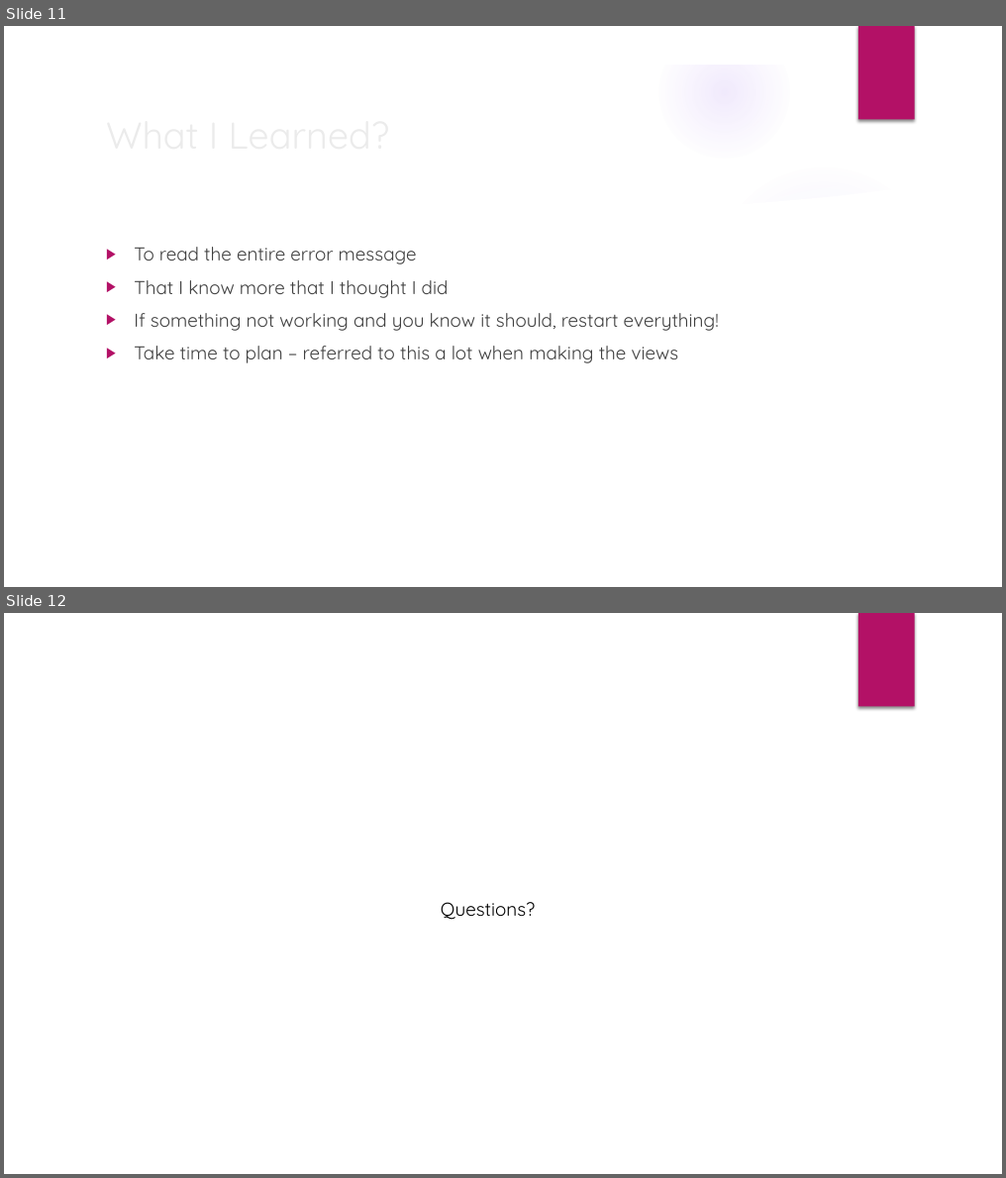
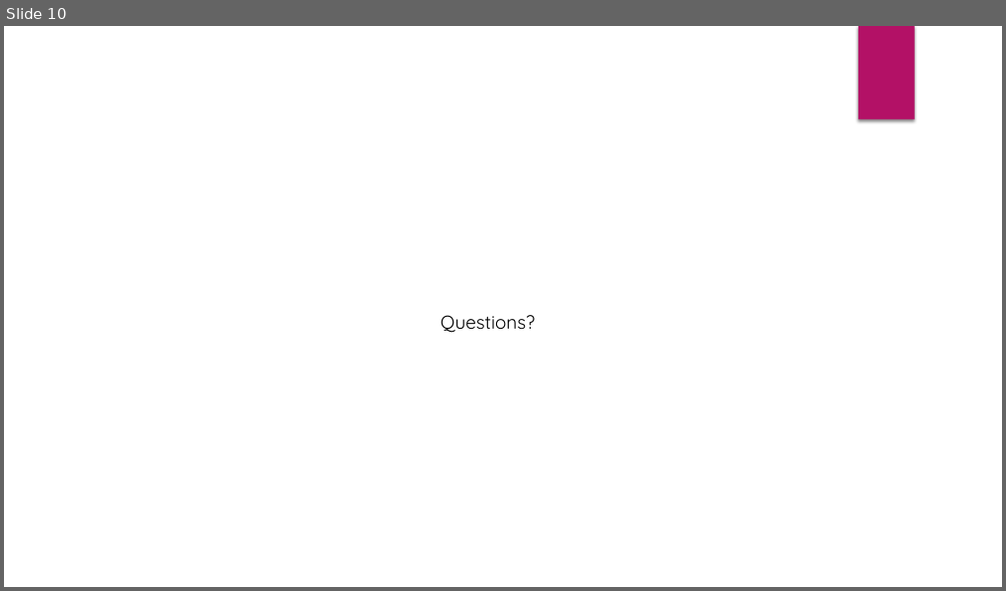
Before and after one commit to angelinalblyth/CodeClan-Gym-Project, a slide deck: Planning/Presenation.pptx. Shown one above the other, each under a label of ours: slides 11 and 12 before the commit, slide 10 after it. The pictures are 1006x1178 and 1006x591 pixels, drawn with LibreOffice and Linux fonts; fonts in the diff are those of the drawing; background and template pictures are left out. Boxes give left, top, right and bottom in pixels: in the first picture for what was removed or moved away, otherwise in the second. Text is boxed around its words. In the diff, an @@ line names an element or a change of style, - is before the commit and + after.

```diff
--- a/Planning/Presenation.pptx
+++ b/Planning/Presenation.pptx
@@ slide 11 removed at [4, 26, 1002, 587], background picture (left out); not listed: 1 template element that a slide beside it also shows @@
@@ group removed at [4, 26, 1002, 587]: 5 ellipses, 3 freeform shapes @@
@@ title removed at [98, 105, 816, 163] @@
-What I Learned?
@@ text removed at [134, 247, 719, 364] @@
-▶ To read the entire error message
-▶ That I know more that I thought I did
-▶ If something not working and you know it should, restart everything!
-▶ Take time to plan – referred to this a lot when making the views
@@ what was slide 12 is now slide 10 @@
```
Also in this commit, not shown: 1 slide changed, 1 slide added, 2 other slides removed, 10 other files.
